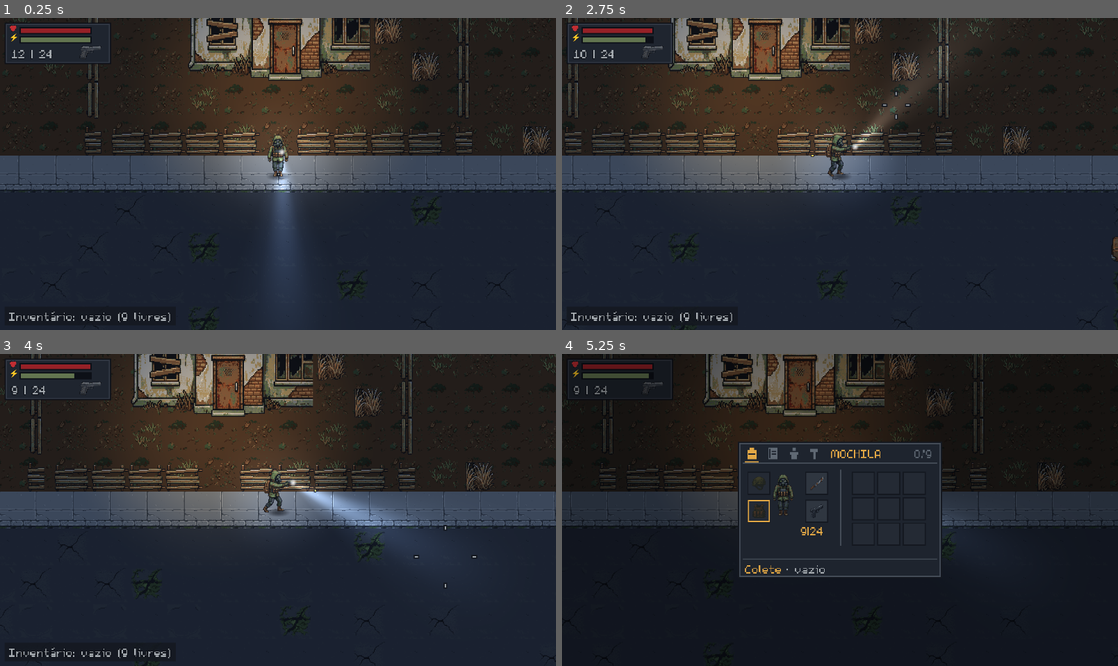
Above: before the commit, frames 1-4 (two rows, left to right).
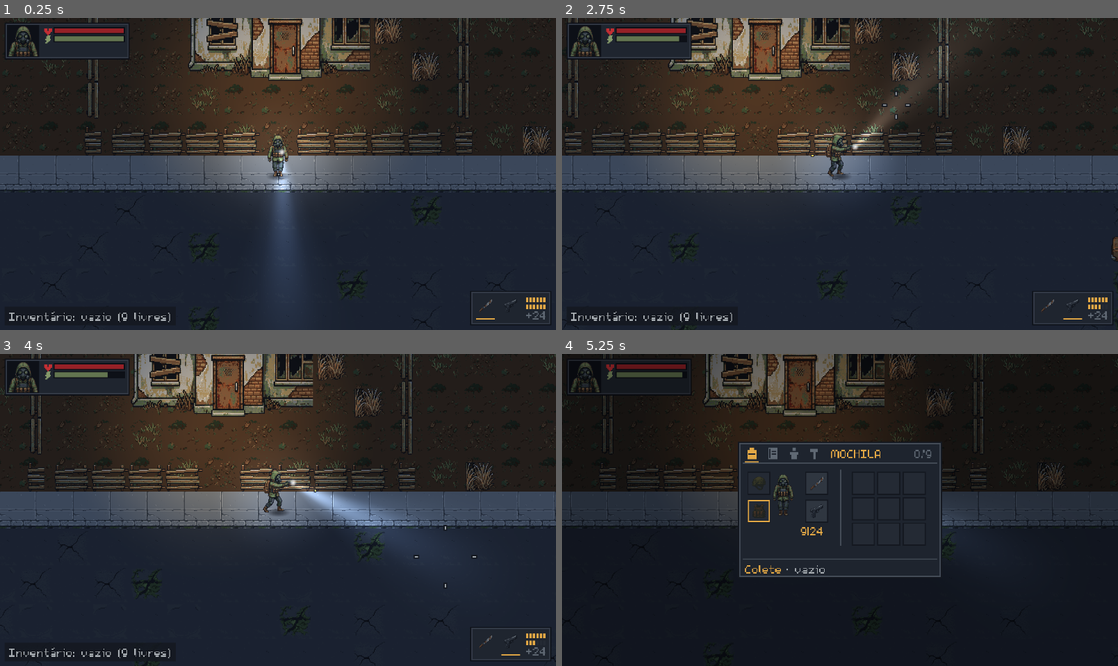
Above: after the commit, the same moments.

Repository: KaiD3v/Afterfall
Game: Godot game, scene res://scenes/main.tscn
Two runs of this game, one before a commit and one after it. Both use one fixed random seed, a clock stepped at 60 frames per second and the inputs below.
Inputs (mouse positions are in pixels of both pictures, inside the frame that each line leads up to):
- Up to frame 1 (0.25 s): no input
- Up to frame 2 (2.75 s): tap Enter at 0.5 s; move the mouse to (962, 158) at 0.52 s; hold D (move_right) 0.53-1.25 s; hold Right mouse button (aim) 0.53-1.25 s; click (962, 158) at 0.67 s; drag from (728, 189) to (812, 236) at 1.27 s; move the mouse to (895, 105) at 2.02 s; hold D (move_right) from 2.03 s (still down); hold Right mouse button (aim) from 2.03 s (still down); click (895, 105) at 2.1 s
- Up to frame 3 (4 s): release D (move_right) at 2.75 s; release Right mouse button (aim) at 2.75 s; drag from (250, 572) to (111, 463) at 2.77 s; move the mouse to (444, 556) at 3.52 s; hold A (move_left) from 3.53 s (still down); hold Right mouse button (aim) from 3.53 s (still down); tap Q (heal) at 3.6 s; click (444, 556) at 3.67 s
- Up to frame 4 (5.25 s): tap E (inventory) at 4.15 s; release A (move_left) at 4.25 s; release Right mouse button (aim) at 4.25 s; drag from (756, 481) to (756, 432) at 4.27 s; tap Space at 5 s; move the mouse to (756, 510) at 5.02 s; hold S (move_down) from 5.03 s (still down); hold Shift (sprint) from 5.03 s (still down); click (756, 510) at 5.17 s

The runs differ from the first frame. In frame 1, 1.2% of the frame differs, in the area x 1-100%, y 1-98%; in frame 2, 1.4%, in the area x 1-100%, y 1-99%; in frame 3, 1.2%; in frame 4, 0.7%.

Commit message:
HUD com retrato e cartão da arma (fome, sede e temperatura escondidas)
Co-Authored-By: Claude Opus 5.5 <noreply@anthropic.com>

Diff:
--- a/scenes/player/player.gd
+++ b/scenes/player/player.gd
@@ -4,6 +4,7 @@
 extends Actor
 
 signal focus_changed(target: Interactable)  # null = nada ao alcance
+signal aim_changed  # a HUD sublinha a arma que o clique vai usar
 
 @export var walk_speed := 80.0     # px/s = 2,5 tiles/s
 @export var aim_walk_speed := 50.0 # px/s andando enquanto mira
@@ -45,7 +46,10 @@
 		return
 	# Mirando (botão direito), o clique atira; sem mirar, o clique golpeia com o machete.
 	var free := not input_locked
-	aiming = free and Input.is_action_pressed("aim")
+	var aim := free and Input.is_action_pressed("aim")
+	if aim != aiming:
+		aiming = aim
+		aim_changed.emit()
 	var dir := Input.get_vector("move_left", "move_right", "move_up", "move_down") if free else Vector2.ZERO
 	var running := dir != Vector2.ZERO and not aiming and Input.is_action_pressed("sprint") and not stamina.exhausted
 	_running = running
--- a/scenes/ui/hud.gd
+++ b/scenes/ui/hud.gd
@@ -1,19 +1,26 @@
-# HUD mínimo: vida, stamina, munição (pente | reserva), inventário, mensagens e tela de resultado.
+# HUD mínimo: retrato, vida, stamina, cartão da arma (pente em traços + reserva), inventário,
+# mensagens e tela de resultado. Fome, sede e temperatura (Needs, Temperature) ficam escondidas até
+# os sistemas existirem (fora da v0.1).
 # Tudo por sinais dos componentes do jogador e do RunState; nada é lido a cada frame.
 extends CanvasLayer
 
 const BAR_W := 60.0
 const TOAST_TIME := 2.5
+const AMBER := Color8(227, 168, 69)
+const DIM := Color8(95, 104, 115)
+const EMPTY := Color8(36, 42, 52)  # traço de bala gasta
 
 @export var player: Player
 
 var _focus: Interactable
 var _toast_timer: Tween
+var _reload_fill: Tween
 
 @onready var health_fill: ColorRect = $Health/Fill
 @onready var stamina_fill: ColorRect = $Stamina/Fill
 @onready var result: ColorRect = $Result
-@onready var ammo: Label = $Ammo
+@onready var mag: Control = $WeaponCard/Mag
+@onready var reserve: Label = $WeaponCard/Reserve
 @onready var inventory: Label = $Inventory
 @onready var toast: Label = $Toast
 @onready var prompt: Label = $Prompt
@@ -21,19 +28,22 @@
 
 func _ready() -> void:
 	$Crosshair.player = player
-	for n in [$BottomPanel, $Inventory]:
+	for n in [$BottomPanel, $Inventory, $WeaponCard]:
 		n.add_to_group(Groups.HIDE_WITH_MENU)
+	$PortraitFrame/Portrait.texture = _face()
 	RunState.message.connect(_show_toast)
 	RunState.inventory.changed.connect(_on_inventory)
 	player.health.changed.connect(_on_health)
 	player.stamina.changed.connect(_on_stamina)
 	player.firearm.changed.connect(_on_ammo)
+	player.aim_changed.connect(_on_aim)
+	RunState.equipment.changed.connect(_on_weapons)
 	player.focus_changed.connect(_on_focus)
 	player.died.connect(_update_prompt)
 	toast.hide()
 	_on_health()
 	_on_stamina()
-	_on_ammo()
+	_on_weapons()
 	_on_inventory()
 	_on_focus(player.focus)
 
@@ -56,12 +66,71 @@
 	stamina_fill.color = Color8(66, 40, 29) if player.stamina.exhausted else Color8(99, 117, 80)
 
 
+# Ícones das duas armas do equipamento; slot vazio fica sem ícone.
+func _on_weapons() -> void:
+	for pair in [[$WeaponCard/MeleeIcon, EquipmentItem.Slot.MELEE], [$WeaponCard/FirearmIcon, EquipmentItem.Slot.FIREARM]]:
+		var item := RunState.equipment.get_at(pair[1])
+		pair[0].texture = item.icon if item else null
+	_on_ammo()
+	_on_aim()
+
+
+# Sublinha a arma que o clique vai usar: mirando, a de fogo; sem mirar, a branca.
+func _on_aim() -> void:
+	$WeaponCard/Mark.position.x = ($WeaponCard/FirearmIcon if player.aiming else $WeaponCard/MeleeIcon).position.x
+
+
+# Pente: um traço por bala, em 2 fileiras; a reserva ao lado acende em âmbar com o pente vazio.
+# Na recarga, os traços enchem da esquerda para a direita no tempo da recarga.
 func _on_ammo() -> void:
-	var gun := player.firearm
-	if not gun.is_equipped():
-		ammo.text = "SEM ARMA"
-	else:
-		ammo.text = "RECARREGANDO" if gun.reloading else "%d | %d" % [gun.ammo, gun.reserve]
+	var gun := player.firearm.gun()
+	mag.visible = gun != null
+	reserve.visible = gun != null
+	if gun == null:
+		return
+	if mag.get_child_count() != gun.mag_size:
+		_build_mag(gun.mag_size)
+	reserve.text = "+%d" % player.firearm.reserve
+	reserve.add_theme_color_override("font_color", AMBER if player.firearm.ammo == 0 else DIM)
+	if player.firearm.reloading:
+		if not (_reload_fill and _reload_fill.is_running()):
+			_reload_fill = create_tween()
+			_reload_fill.tween_method(_light_mag, 0, gun.mag_size, gun.reload_time)
+		return
+	if _reload_fill:
+		_reload_fill.kill()
+	_light_mag(player.firearm.ammo)
+
+
+func _light_mag(count: int) -> void:
+	for i in mag.get_child_count():
+		mag.get_child(i).color = AMBER if i < count else EMPTY
+
+
+# ponytail: 2 fileiras cabem até ~14 balas no cartão; pentes maiores pedem número em vez de traços.
+func _build_mag(size: int) -> void:
+	for c in mag.get_children():
+		mag.remove_child(c)
+		c.queue_free()
+	var cols := ceili(size / 2.0)
+	for i in size:
+		var pip := ColorRect.new()
+		pip.mouse_filter = Control.MOUSE_FILTER_IGNORE
+		pip.position = Vector2((i % cols) * 3, (i / cols) * 6)
+		pip.size = Vector2(2, 4)
+		mag.add_child(pip)
+
+
+# Retrato: rosto recortado do sprite parado, no dobro da escala do mundo (densidade dos ícones).
+# Os moodles vão trocar esta textura pelas expressões geradas.
+func _face() -> AtlasTexture:
+	var sf: SpriteFrames = preload("res://assets/sprites/character_frames.tres")
+	var frame := sf.get_frame_texture(&"idle_down", 0) as AtlasTexture
+	var used := Rect2(frame.get_image().get_used_rect())
+	var face := AtlasTexture.new()
+	face.atlas = frame.atlas
+	face.region = Rect2(frame.region.position + used.position, Vector2(used.size.x, minf(used.size.x, used.size.y * 0.5)))
+	return face
 
 
 func _on_inventory() -> void:
--- a/scenes/ui/hud.tscn
+++ b/scenes/ui/hud.tscn
@@ -2,7 +2,7 @@
 
 [ext_resource type="Script" path="res://scenes/ui/hud.gd" id="1"]
 [ext_resource type="Script" path="res://scenes/ui/crosshair.gd" id="2"]
-[ext_resource type="Texture2D" path="res://assets/sprites/fx/hud_pistol.png" id="3"]
+[ext_resource type="Script" path="res://scenes/ui/hud_glyph.gd" id="3"]
 
 [node name="HUD" type="CanvasLayer"]
 script = ExtResource("1")
@@ -10,54 +10,62 @@
 [node name="TopBorder" type="ColorRect" parent="."]
 offset_left = 4.0
 offset_top = 4.0
-offset_right = 96.0
-offset_bottom = 40.0
+offset_right = 112.0
+offset_bottom = 36.0
 mouse_filter = 2
 color = Color(0.0509804, 0.0627451, 0.0901961, 0.95)
 
 [node name="TopPanel" type="ColorRect" parent="."]
 offset_left = 5.0
 offset_top = 5.0
-offset_right = 95.0
-offset_bottom = 39.0
+offset_right = 111.0
+offset_bottom = 35.0
 mouse_filter = 2
 color = Color(0.211765, 0.239216, 0.290196, 0.95)
 
 [node name="TopInner" type="ColorRect" parent="."]
 offset_left = 6.0
 offset_top = 6.0
-offset_right = 94.0
-offset_bottom = 38.0
+offset_right = 110.0
+offset_bottom = 34.0
 mouse_filter = 2
 color = Color(0.117647, 0.141176, 0.180392, 0.96)
 
-[node name="HeartIcon" type="Label" parent="."]
-offset_left = 8.0
-offset_top = 5.0
-offset_right = 18.0
-offset_bottom = 17.0
-theme_override_colors/font_color = Color(0.76, 0.18, 0.2, 1)
-theme_override_colors/font_outline_color = Color(0.0509804, 0.0627451, 0.0901961, 1)
-theme_override_constants/outline_size = 1
-theme_override_font_sizes/font_size = 8
-text = "♥"
-
-[node name="BoltIcon" type="Label" parent="."]
-offset_left = 8.0
-offset_top = 13.0
-offset_right = 18.0
-offset_bottom = 25.0
-theme_override_colors/font_color = Color(0.517647, 0.6, 0.415686, 1)
-theme_override_colors/font_outline_color = Color(0.0509804, 0.0627451, 0.0901961, 1)
-theme_override_constants/outline_size = 1
-theme_override_font_sizes/font_size = 8
-text = "⚡"
+[node name="PortraitFrame" type="ColorRect" parent="."]
+offset_left = 6.0
+offset_top = 6.0
+offset_right = 34.0
+offset_bottom = 34.0
+mouse_filter = 2
+color = Color(0.0509804, 0.0627451, 0.0901961, 1)
+
+[node name="Portrait" type="TextureRect" parent="PortraitFrame"]
+offset_left = 1.0
+offset_top = 1.0
+offset_right = 27.0
+offset_bottom = 27.0
+mouse_filter = 2
+expand_mode = 1
+stretch_mode = 5
+
+[node name="HeartIcon" type="Control" parent="."]
+layout_mode = 3
+anchors_preset = 0
+offset_left = 38.0
+offset_top = 8.0
+offset_right = 45.0
+offset_bottom = 15.0
+mouse_filter = 2
+script = ExtResource("3")
+kind = 0
+color = Color(0.76, 0.18, 0.2, 1)
 
 [node name="Health" type="ColorRect" parent="."]
-offset_left = 17.0
+offset_left = 46.0
 offset_top = 8.0
-offset_right = 79.0
+offset_right = 108.0
 offset_bottom = 14.0
+mouse_filter = 2
 color = Color(0.0509804, 0.0627451, 0.0901961, 1)
 
 [node name="Fill" type="ColorRect" parent="Health"]
@@ -65,13 +73,27 @@
 offset_top = 1.0
 offset_right = 61.0
 offset_bottom = 5.0
+mouse_filter = 2
 color = Color(0.588235, 0.129412, 0.152941, 1)
 
+[node name="BoltIcon" type="Control" parent="."]
+layout_mode = 3
+anchors_preset = 0
+offset_left = 38.0
+offset_top = 15.0
+offset_right = 45.0
+offset_bottom = 22.0
+mouse_filter = 2
+script = ExtResource("3")
+kind = 1
+color = Color(0.517647, 0.6, 0.415686, 1)
+
 [node name="Stamina" type="ColorRect" parent="."]
-offset_left = 17.0
-offset_top = 16.0
-offset_right = 79.0
-offset_bottom = 22.0
+offset_left = 46.0
+offset_top = 15.0
+offset_right = 108.0
+offset_bottom = 21.0
+mouse_filter = 2
 color = Color(0.0509804, 0.0627451, 0.0901961, 1)
 
 [node name="Fill" type="ColorRect" parent="Stamina"]
@@ -79,12 +101,159 @@
 offset_top = 1.0
 offset_right = 61.0
 offset_bottom = 5.0
+mouse_filter = 2
 color = Color(0.388235, 0.458824, 0.313726, 1)
 
-[node name="PistolIcon" type="Sprite2D" parent="."]
-position = Vector2(78, 30)
-scale = Vector2(0.32, 0.32)
-texture = ExtResource("3")
+[node name="Needs" type="Control" parent="."]
+visible = false
+layout_mode = 3
+anchors_preset = 0
+mouse_filter = 2
+
+[node name="FoodIcon" type="Control" parent="Needs"]
+layout_mode = 3
+anchors_preset = 0
+offset_left = 38.0
+offset_top = 24.0
+offset_right = 45.0
+offset_bottom = 31.0
+mouse_filter = 2
+script = ExtResource("3")
+kind = 2
+color = Color(0.768627, 0.501961, 0.227451, 1)
+
+[node name="Hunger" type="ColorRect" parent="Needs"]
+offset_left = 46.0
+offset_top = 25.0
+offset_right = 72.0
+offset_bottom = 29.0
+mouse_filter = 2
+color = Color(0.0509804, 0.0627451, 0.0901961, 1)
+
+[node name="Fill" type="ColorRect" parent="Needs/Hunger"]
+offset_left = 1.0
+offset_top = 1.0
+offset_right = 25.0
+offset_bottom = 3.0
+mouse_filter = 2
+color = Color(0.768627, 0.501961, 0.227451, 1)
+
+[node name="WaterIcon" type="Control" parent="Needs"]
+layout_mode = 3
+anchors_preset = 0
+offset_left = 76.0
+offset_top = 24.0
+offset_right = 83.0
+offset_bottom = 31.0
+mouse_filter = 2
+script = ExtResource("3")
+kind = 3
+color = Color(0.305882, 0.501961, 0.627451, 1)
+
+[node name="Thirst" type="ColorRect" parent="Needs"]
+offset_left = 84.0
+offset_top = 25.0
+offset_right = 108.0
+offset_bottom = 29.0
+mouse_filter = 2
+color = Color(0.0509804, 0.0627451, 0.0901961, 1)
+
+[node name="Fill" type="ColorRect" parent="Needs/Thirst"]
+offset_left = 1.0
+offset_top = 1.0
+offset_right = 23.0
+offset_bottom = 3.0
+mouse_filter = 2
+color = Color(0.305882, 0.501961, 0.627451, 1)
+
+[node name="Temperature" type="Control" parent="."]
+visible = false
+layout_mode = 3
+anchors_preset = 0
+offset_left = 26.0
+offset_top = 24.0
+offset_right = 37.0
+offset_bottom = 35.0
+mouse_filter = 2
+script = ExtResource("3")
+kind = 4
+color = Color(0.54902, 0.745098, 0.862745, 1)
+
+[node name="WeaponCard" type="Control" parent="."]
+layout_mode = 3
+anchors_preset = 0
+offset_left = 406.0
+offset_top = 236.0
+offset_right = 476.0
+offset_bottom = 266.0
+mouse_filter = 2
+
+[node name="Border" type="ColorRect" parent="WeaponCard"]
+offset_left = 0.0
+offset_top = 0.0
+offset_right = 70.0
+offset_bottom = 30.0
+mouse_filter = 2
+color = Color(0.0509804, 0.0627451, 0.0901961, 0.95)
+
+[node name="Panel" type="ColorRect" parent="WeaponCard"]
+offset_left = 1.0
+offset_top = 1.0
+offset_right = 69.0
+offset_bottom = 29.0
+mouse_filter = 2
+color = Color(0.211765, 0.239216, 0.290196, 0.95)
+
+[node name="Inner" type="ColorRect" parent="WeaponCard"]
+offset_left = 2.0
+offset_top = 2.0
+offset_right = 68.0
+offset_bottom = 28.0
+mouse_filter = 2
+color = Color(0.117647, 0.141176, 0.180392, 0.96)
+
+[node name="MeleeIcon" type="TextureRect" parent="WeaponCard"]
+offset_left = 5.0
+offset_top = 5.0
+offset_right = 21.0
+offset_bottom = 21.0
+mouse_filter = 2
+expand_mode = 1
+stretch_mode = 5
+
+[node name="FirearmIcon" type="TextureRect" parent="WeaponCard"]
+offset_left = 27.0
+offset_top = 5.0
+offset_right = 43.0
+offset_bottom = 21.0
+mouse_filter = 2
+expand_mode = 1
+stretch_mode = 5
+
+[node name="Mark" type="ColorRect" parent="WeaponCard"]
+offset_left = 5.0
+offset_top = 24.0
+offset_right = 21.0
+offset_bottom = 25.0
+mouse_filter = 2
+color = Color(0.890196, 0.658824, 0.270588, 1)
+
+[node name="Mag" type="Control" parent="WeaponCard"]
+layout_mode = 3
+anchors_preset = 0
+offset_left = 48.0
+offset_top = 6.0
+offset_right = 66.0
+offset_bottom = 16.0
+mouse_filter = 2
+
+[node name="Reserve" type="Label" parent="WeaponCard"]
+offset_left = 48.0
+offset_top = 14.0
+offset_right = 68.0
+offset_bottom = 28.0
+theme_override_colors/font_color = Color(0.372549, 0.407843, 0.45098, 1)
+text = "+24"
 
 [node name="Result" type="ColorRect" parent="."]
 visible = false
@@ -110,17 +279,6 @@
 horizontal_alignment = 1
 vertical_alignment = 1
 
-[node name="Ammo" type="Label" parent="."]
-offset_left = 10.0
-offset_top = 24.0
-offset_right = 85.0
-offset_bottom = 37.0
-theme_override_colors/font_color = Color(0.658824, 0.682353, 0.701961, 1)
-theme_override_colors/font_outline_color = Color(0.0509804, 0.0627451, 0.0901961, 1)
-theme_override_constants/outline_size = 2
-theme_override_font_sizes/font_size = 16
-text = "12 | 24"
-
 [node name="BottomPanel" type="ColorRect" parent="."]
 offset_left = 4.0
 offset_top = 250.0
--- /dev/null
+++ b/scenes/ui/hud_glyph.gd
@@ -0,0 +1,44 @@
+# Pictograma 7×7 da HUD, desenhado por código (elemento simples): vida, fôlego, fome, sede,
+# frio e calor. Os de temperatura vêm num selo 11×11 com fundo, para ficar por cima do retrato.
+@tool
+extends Control
+
+enum Kind { HEART, BOLT, FOOD, WATER, COLD, HOT }
+
+const OUTLINE := Color8(20, 24, 32)
+const BG := Color8(30, 36, 46)
+const FLAME_CORE := Color8(227, 168, 69)
+
+@export var kind := Kind.HEART:
+	set(value):
+		kind = value
+		queue_redraw()
+@export var color := Color.WHITE:
+	set(value):
+		color = value
+		queue_redraw()
+
+
+func _draw() -> void:
+	match kind:
+		Kind.HEART:
+			_px([Rect2(0, 1, 3, 3), Rect2(4, 1, 3, 3), Rect2(1, 3, 5, 2), Rect2(2, 5, 3, 1), Rect2(3, 6, 1, 1)])
+		Kind.BOLT:
+			_px([Rect2(3, 0, 3, 1), Rect2(2, 1, 3, 2), Rect2(1, 3, 5, 1), Rect2(2, 4, 3, 1), Rect2(2, 5, 2, 1), Rect2(1, 6, 2, 1)])
+		Kind.FOOD:
+			_px([Rect2(1, 0, 1, 3), Rect2(3, 0, 1, 3), Rect2(5, 0, 1, 3), Rect2(1, 3, 5, 1), Rect2(3, 4, 1, 3)])
+		Kind.WATER:
+			_px([Rect2(3, 0, 1, 1), Rect2(2, 1, 3, 2), Rect2(1, 3, 5, 3), Rect2(2, 6, 3, 1)])
+		Kind.COLD, Kind.HOT:
+			draw_rect(Rect2(0, 0, 11, 11), OUTLINE)
+			draw_rect(Rect2(1, 1, 9, 9), BG)
+			if kind == Kind.COLD:  # floco
+				_px([Rect2(5, 2, 1, 7), Rect2(2, 5, 7, 1), Rect2(3, 3, 1, 1), Rect2(7, 3, 1, 1), Rect2(3, 7, 1, 1), Rect2(7, 7, 1, 1)])
+			else:  # chama
+				_px([Rect2(5, 2, 1, 1), Rect2(4, 3, 3, 2), Rect2(3, 5, 5, 3)])
+				draw_rect(Rect2(5, 6, 1, 2), FLAME_CORE)
+
+
+func _px(rects: Array) -> void:
+	for r: Rect2 in rects:
+		draw_rect(r, color)
--- a/tests/test_components.gd
+++ b/tests/test_components.gd
@@ -187,7 +187,13 @@
 	rs.inventory.add(BANDAGE)
 	check("barra de vida pela metade (%.0f px)" % hud.get_node("Health/Fill").size.x, hud.get_node("Health/Fill").size.x == 30.0)
 	check("barra de fôlego acompanha", hud.get_node("Stamina/Fill").size.x == roundf(60.0 * player.stamina.current / player.stamina.maximum))
-	check("munição \"%s\"" % hud.get_node("Ammo").text, hud.get_node("Ammo").text == "3 | 7")
+	var pips: Array = hud.get_node("WeaponCard/Mag").get_children()
+	var lit := pips.filter(func(p): return p.color == hud.AMBER).size()
+	check("pente em traços: %d de %d acesos" % [lit, pips.size()], pips.size() == 12 and lit == 3)
+	check("reserva \"%s\"" % hud.get_node("WeaponCard/Reserve").text, hud.get_node("WeaponCard/Reserve").text == "+7")
+	check("retrato com o rosto do personagem", hud.get_node("PortraitFrame/Portrait").texture != null)
+	check("fome, sede e temperatura escondidas (fora da v0.1)", not hud.get_node("Needs").visible and not hud.get_node("Temperature").visible)
+	check("sem mirar, o cartão sublinha a arma branca", hud.get_node("WeaponCard/Mark").position.x == hud.get_node("WeaponCard/MeleeIcon").position.x)
 	check("inventário \"%s\"" % hud.get_node("Inventory").text, hud.get_node("Inventory").text == "Inventário: Bandagem ×1 (8 livres)")
 	rs.notify("teste")
 	check("mensagem aparece", hud.get_node("Toast").visible and hud.get_node("Toast").text == "teste")
--- a/tests/test_inventory.gd
+++ b/tests/test_inventory.gd
@@ -54,7 +54,7 @@
 	var ammo0: int = player.firearm.ammo
 	check("desequipa o machete para a mochila", ItemTransfer.swap(gear, MELEE, bag, bag.first_free()) and bag.count(&"machete") == 1)
 	check("sem machete o golpe não sai", player.melee_weapon.data == null and not player.melee())
-	check("desequipa a pistola: sem tiro, HUD avisa", ItemTransfer.swap(gear, FIREARM, bag, bag.first_free()) and not player.shoot(Vector2.RIGHT) and main.get_node("HUD/Ammo").text == "SEM ARMA")
+	check("desequipa a pistola: sem tiro, HUD avisa", ItemTransfer.swap(gear, FIREARM, bag, bag.first_free()) and not player.shoot(Vector2.RIGHT) and not main.get_node("HUD/WeaponCard/Mag").visible and main.get_node("HUD/WeaponCard/FirearmIcon").texture == null)
 	ItemTransfer.swap(bag, _index(bag, MACHETE), gear, MELEE)
 	ItemTransfer.swap(bag, _index(bag, PISTOL), gear, FIREARM)
 	check("reequipadas, voltam à mão (pente como estava)", player.melee() and player.firearm.data == PISTOL.weapon and player.firearm.ammo == ammo0)
Not shown, added: scenes/ui/hud_glyph.gd.uid
